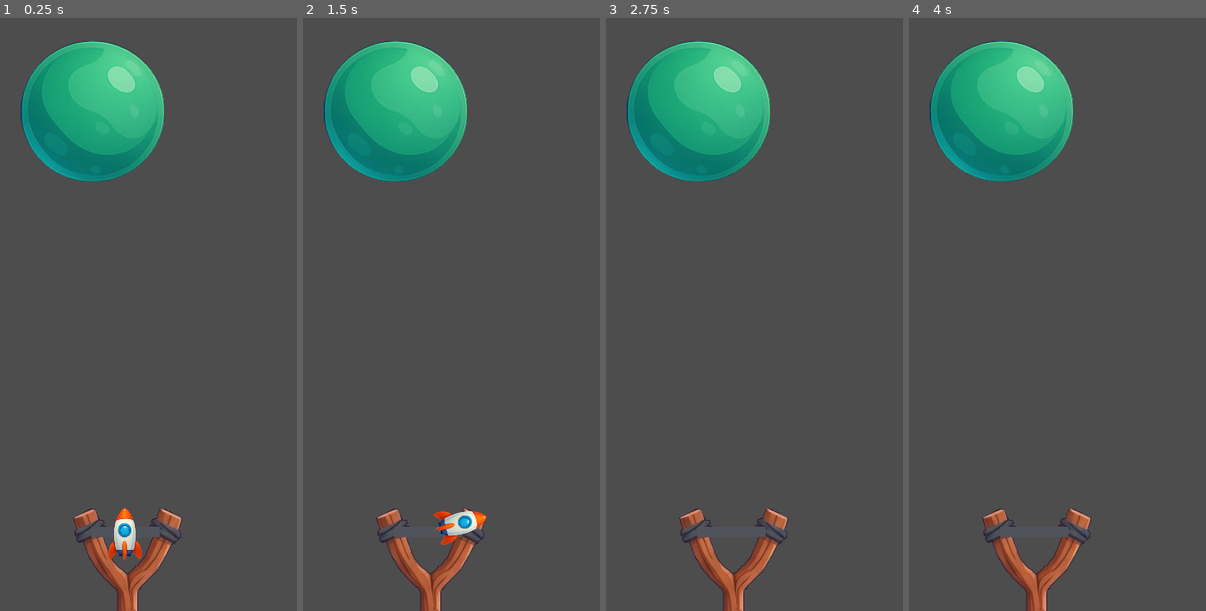
Above: before the commit, frames 1-4 (left to right).
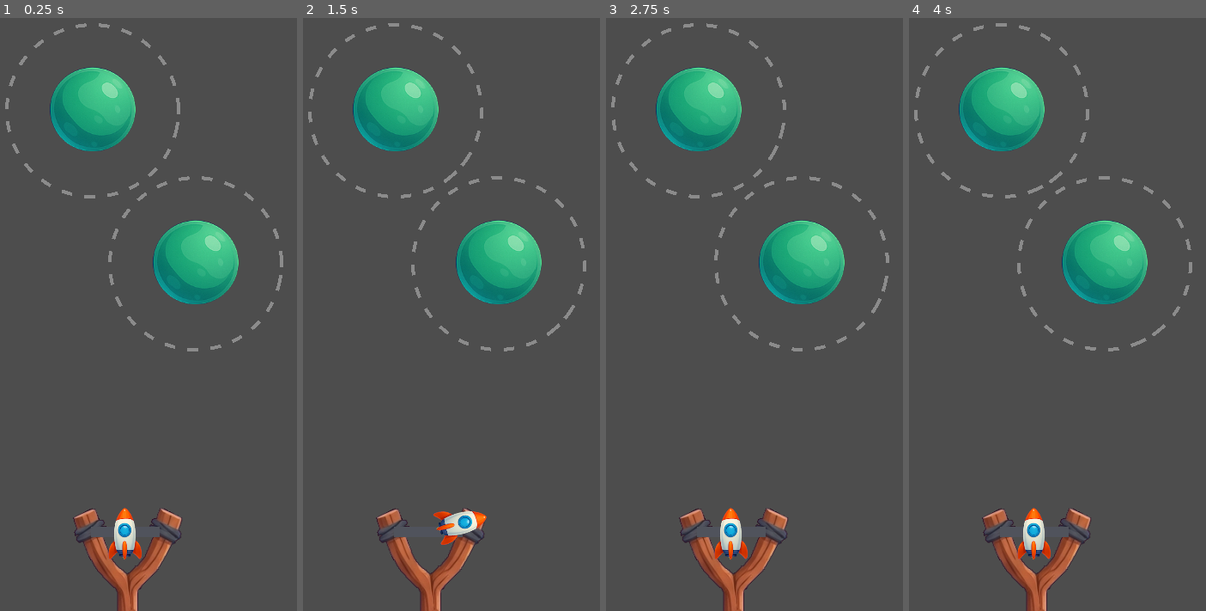
Above: after the commit, the same moments.

Repository: nbarkoch/spacecraft-launcher
Game: Godot game, scene res://scenes/game.tscn
Same seed, same stepped clock (60 frames per second), same inputs: the game is played once before the commit and once after it.
Inputs (mouse positions are in pixels of both pictures, inside the frame that each line leads up to):
- Up to frame 1 (0.25 s): no input
- Up to frame 2 (1.5 s): move the mouse to (427, 563) at 0.52 s; press the mouse at (427, 563) at 0.53 s; move the mouse to (359, 302) at 1.27 s; release the mouse at (359, 302) at 1.28 s; click (359, 302) at 1.35 s
- Up to frame 3 (2.75 s): move the mouse to (766, 118) at 2.02 s; press the mouse at (766, 118) at 2.03 s
- Up to frame 4 (4 s): move the mouse to (1015, 403) at 2.77 s; release the mouse at (1015, 403) at 2.78 s; click (1015, 403) at 2.85 s; move the mouse to (1137, 367) at 3.52 s; press the mouse at (1137, 367) at 3.53 s

The runs differ from the first frame. In frame 1, 11% of the frame differs, in the area x 1-96%, y 0-57%; in frame 2, 11%; in frame 3, 12%; in frame 4, 12%, in the area x 1-96%, y 0-92%.

Commit message:
update ring

Diff:
--- /dev/null
+++ b/scenes/border_game.tscn
@@ -0,0 +1,16 @@
+[gd_scene load_steps=3 format=3 uid="uid://bp4wny2hgl85v"]
+
+[ext_resource type="Script" path="res://scripts/border_game.gd" id="1_vqse4"]
+
+[sub_resource type="RectangleShape2D" id="RectangleShape2D_kc0ic"]
+size = Vector2(345, 549.5)
+
+[node name="BorderGame" type="Area2D"]
+collision_layer = 0
+script = ExtResource("1_vqse4")
+
+[node name="CollisionShape2D" type="CollisionShape2D" parent="."]
+position = Vector2(-1, 0)
+shape = SubResource("RectangleShape2D_kc0ic")
+
+[connection signal="body_exited" from="." to="." method="_on_body_exited"]
--- a/scenes/game.tscn
+++ b/scenes/game.tscn
@@ -1,10 +1,13 @@
-[gd_scene load_steps=4 format=3 uid="uid://dw3q2rdxoga8g"]
+[gd_scene load_steps=5 format=3 uid="uid://dw3q2rdxoga8g"]
 
 [ext_resource type="PackedScene" uid="uid://ogg3oaxoy66n" path="res://scenes/slingshot.tscn" id="1_c5tod"]
+[ext_resource type="PackedScene" uid="uid://bp4wny2hgl85v" path="res://scenes/border_game.tscn" id="1_rwg3j"]
 [ext_resource type="PackedScene" uid="uid://jx76bqm121v4" path="res://scenes/spacecraft.tscn" id="2_l0j4p"]
 [ext_resource type="PackedScene" uid="uid://p8a8uk5vtjdd" path="res://scenes/planet.tscn" id="3_kc5c4"]
 
 [node name="Game" type="Node2D"]
+
+[node name="BorderGame" parent="." instance=ExtResource("1_rwg3j")]
 
 [node name="Slingshot" parent="." instance=ExtResource("1_c5tod")]
 position = Vector2(0, 173)
@@ -17,3 +20,6 @@
 
 [node name="Planet" parent="." instance=ExtResource("3_kc5c4")]
 position = Vector2(-19, -91)
+
+[node name="Planet2" parent="." instance=ExtResource("3_kc5c4")]
+position = Vector2(41, -2)
--- a/scenes/planet.tscn
+++ b/scenes/planet.tscn
@@ -4,13 +4,13 @@
 [ext_resource type="Texture2D" uid="uid://dndb3cxmw7l18" path="res://sprites/planet_1.png" id="1_qv1i3"]
 
 [sub_resource type="CircleShape2D" id="CircleShape2D_j7r55"]
-radius = 41.0122
+radius = 24.0208
 
 [sub_resource type="CircleShape2D" id="CircleShape2D_i6pyu"]
-radius = 83.0
+radius = 55.0
 
 [sub_resource type="CircleShape2D" id="CircleShape2D_g0lai"]
-radius = 42.0
+radius = 24.0832
 
 [node name="Planet" type="StaticBody2D"]
 script = ExtResource("1_qf0ol")
@@ -19,8 +19,8 @@
 shape = SubResource("CircleShape2D_j7r55")
 
 [node name="Sprite" type="Sprite2D" parent="."]
-position = Vector2(-1.90735e-06, -1.90735e-06)
-scale = Vector2(0.575862, 0.568965)
+position = Vector2(0, -1)
+scale = Vector2(0.343103, 0.339655)
 texture = ExtResource("1_qv1i3")
 
 [node name="GravityZone" type="Area2D" parent="."]
--- /dev/null
+++ b/scripts/border_game.gd
@@ -0,0 +1,16 @@
+extends Area2D
+
+
+# Called when the node enters the scene tree for the first time.
+func _ready():
+	pass # Replace with function body.
+
+
+# Called every frame. 'delta' is the elapsed time since the previous frame.
+func _process(delta):
+	pass
+
+
+func _on_body_exited(body):
+	if body is Spacecraft:
+		body.destroy()
--- /dev/null
+++ b/scripts/gravity_zone_visualizer.gd
@@ -0,0 +1,71 @@
+extends Node2D
+class_name GravityZoneVisualizer
+
+@export var radius: float = 0.0
+@export var dash_length: float = 8.0
+@export var gap_length: float = 6.0
+@export var line_width: float = 2.0
+@export var line_color: Color = Color(1.0, 1.0, 1.0, 0.35)  # Light blue, semi-transparent
+@export var rotation_speed: float = 30.0  # degrees per second
+
+var line2d: Line2D
+
+func _ready():
+	create_dashed_circle()
+
+func _process(delta):
+	# Rotate the visualization
+	rotation_degrees += rotation_speed * delta
+
+func create_dashed_circle():
+	"""Create a dashed circle using Line2D"""
+	line2d = Line2D.new()
+	add_child(line2d)
+
+	line2d.width = line_width
+	line2d.default_color = line_color
+	line2d.antialiased = true
+
+	update_circle_points()
+
+func update_circle_points():
+	"""Generate points for the dashed circle"""
+	line2d.clear_points()
+	gap_length = radius / 50
+	dash_length = radius / 4
+	var circumference = 2 * PI * radius
+	var dash_and_gap = dash_length + gap_length
+	var total_segments = int(circumference / dash_and_gap)
+
+	for i in range(total_segments):
+		var start_angle = (i * dash_and_gap / radius)
+		var end_angle = start_angle + (dash_length / radius)
+
+		# Create points for this dash segment
+		var points_in_dash = max(3, int(dash_length / 3))  # At least 3 points per dash
+
+		for j in range(points_in_dash + 1):
+			var progress = float(j) / points_in_dash
+			var angle = lerp(start_angle, end_angle, progress)
+			var point = Vector2(cos(angle), sin(angle)) * radius
+			line2d.add_point(point)
+
+		# Add a break between dashes (Line2D will not connect distant points)
+		if i < total_segments - 1:
+			line2d.add_point(Vector2.INF)  # This creates a break in the line
+
+func set_radius(new_radius: float):
+	"""Update the radius of the visualization"""
+	radius = new_radius
+	if line2d:
+		update_circle_points()
+
+func set_color(new_color: Color):
+	"""Update the color of the visualization"""
+	line_color = new_color
+	if line2d:
+		line2d.default_color = line_color
+
+func set_rotation_speed(new_speed: float):
+	"""Update the rotation speed"""
+	rotation_speed = new_speed
--- a/scripts/orbit_config.gd
+++ b/scripts/orbit_config.gd
@@ -19,15 +19,15 @@
 	if speed > 600:
 		# Fast = wide gentle curve
 		curve_strength = 1.0
-		curve_duration = 2.5
+		curve_duration = 0.5
 	elif speed > 500:
 		# Medium = moderate curve
 		curve_strength = 2.0
-		curve_duration = 3.0
+		curve_duration = 1.0
 	else:
 		# Slow = tight curve
 		curve_strength = 4.0
-		curve_duration = 4.0
+		curve_duration = 2.0
 
 	#print("Gravity assist - Speed: ", speed, " Curve strength: ", curve_strength, " Duration: ", curve_duration)
 
--- a/scripts/planet.gd
+++ b/scripts/planet.gd
@@ -2,14 +2,40 @@
 class_name Planet
 
 # Config
-@export var gravity_strength: float = 500.0  # Gravitational force strength
-@export var gravity_radius: float = 100.0    # Maximum distance for gravity effect
-@export var planet_radius: float = 40.0      # Planet surface radius (for collision)
+@export var gravity_strength: float = 300.0
+@export var gravity_radius: float = 50.0
+@export var planet_radius: float = 25.0
+
+# Visualization
+@export var show_gravity_zone: bool = true
+@export var zone_color: Color = Color(0.5, 0.8, 1.0, 0.6)
+@export var zone_rotation_speed: float = 30.0
+
+var gravity_visualizer: GravityZoneVisualizer
 
 func _ready():
+	setup_collision_shapes()
+	if show_gravity_zone:
+		setup_gravity_visualization()
+
+func setup_collision_shapes():
+	"""Set up the collision shapes based on configured radii"""
 	$GravityZone/GravityZoneCollision.shape.radius = gravity_radius
 	$PlanetArea/Collision.shape.radius = planet_radius
 	$CollisionShape.shape.radius = planet_radius
+
+func setup_gravity_visualization():
+	"""Create and configure the gravity zone visualization"""
+	gravity_visualizer = GravityZoneVisualizer.new()
+	add_child(gravity_visualizer)
+
+	# Configure the visualizer
+	gravity_visualizer.line_color = zone_color
+	gravity_visualizer.rotation_speed = zone_rotation_speed
+	gravity_visualizer.set_radius(gravity_radius)
+
+	# Position it behind the planet sprite
+	move_child(gravity_visualizer, 0)
 
 func _on_gravity_zone_body_entered(body):
 	if body is Spacecraft and not body.gravity_assist:
@@ -24,8 +50,22 @@
 		# Start gravity assist
 		body.enter_gravity_assist(assist)
 
-
 func _on_planet_area_body_entered(body):
 	if body is Spacecraft:
 		print("Spacecraft crashed into planet!")
+		body.exit_gravity_assist()
+		await get_tree().create_timer(1.5).timeout
 		body.destroy()
+
+
+func toggle_visualization(visible: bool):
+	"""Show/hide the gravity zone visualization"""
+	show_gravity_zone = visible
+	if gravity_visualizer:
+		gravity_visualizer.visible = visible
+
+func set_visualization_color(color: Color):
+	"""Change the color of the gravity zone visualization"""
+	zone_color = color
+	if gravity_visualizer:
+		gravity_visualizer.set_color(color)
--- a/scripts/spacecraft.gd
+++ b/scripts/spacecraft.gd
@@ -42,9 +42,9 @@
 	if gravity_assist.is_curve_complete():
 		exit_gravity_assist()
 
-	# Manual exit
-	if Input.is_action_just_pressed("FINGER_TAP"):
-		exit_gravity_assist()
+	## Manual exit
+	#if Input.is_action_just_pressed("FINGER_TAP"):
+		#exit_gravity_assist()
 
 func exit_gravity_assist():
 	"""Complete the gravity assist"""
@@ -64,3 +64,4 @@
 	print("Spacecraft destroyed!")
 	queue_free()
 	GameManager.currentState = GameManager.GameState.idle
+	get_tree().reload_current_scene()
